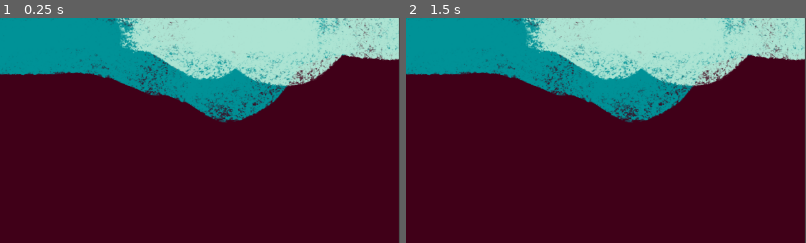
Above: before the commit, frames 1-2 (left to right).
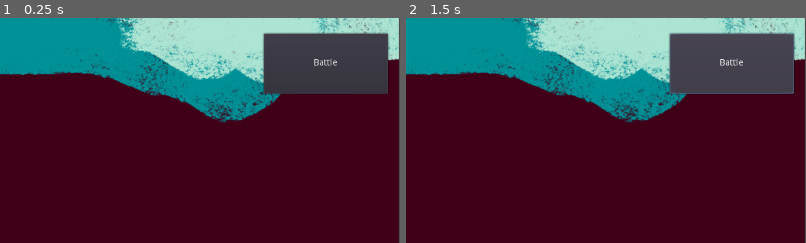
Above: after the commit, the same moments.

Repository: rockgong1987/RockCigaJam2020
Game: Godot game, scene res://Scenes/Test/TestHomeScene.tscn
Same seed, same stepped clock (60 frames per second), same inputs: the game is played once before the commit and once after it. Before the commit the project has no main scene; this scene is started directly in both runs. The engine's default icon, where the game draws it, is replaced by a stand-in: a white triangle on a blue panel in a dark square.
Inputs (mouse positions are % of the whole screen's width and height, from its top left):
- Up to frame 1 (0.25 s): no input
- Up to frame 2 (1.5 s): click (91, 10) at 0.5 s, where only the run after the commit has a clickable "Battle"; click (91, 10) at 1.25 s, where only the run after the commit has a clickable "Battle"
The pictures show only the part of the screen within x 50-100%, y 0-50%; the shares and areas given below are measured in that part.

The runs differ from the first frame. In frame 1, 8.5% of the frame differs, in the area x 65-98%, y 6-34%; in frame 2, 8.5%.
Error after the commit: Invalid call. Nonexistent function 'home_battle_pressed' in base 'Node (TestHomeScene.gd)'. (res://Scenes/Home/HomeScene.gd:141)

Commit message:
add main game

Diff:
--- /dev/null
+++ b/AntsAndMyRifle/Scenes/GameData.gd
@@ -0,0 +1,37 @@
+extends Node
+
+var hp_weight = 1
+var hp_bias = 1
+var atk_weight = 1
+var atk_bias = 1
+var spd_weight = 1
+var spd_bias = 1
+var skl_weight = 1
+var skl_bias = 1
+
+var level_add_hp = 1
+var level_add_atk = 1
+var level_add_spd = 1
+var level_add_skl = 1
+
+var test_data = [
+	["hello", "world", 100],
+	["bye", "cruel", 200]
+]
+
+var level_up_need_exp = [0, 100, 200]
+
+var levels = [
+	["Shop0", "This is Shop0"],
+	["Shop1", "This is Shop1"],
+	["Shop2", "This is Shop2"],
+	["Shop3", "This is Shop3"],
+	["Shop4", "This is Shop4"],
+	["Shop5", "This is Shop5"],
+	["Shop6", "This is Shop6"],
+	["Shop7", "This is Shop7"],
+	["Shop88", "This is Shop88"]
+]
+# Called every frame. 'delta' is the elapsed time since the previous frame.
+#func _process(delta):
+#	pass
--- /dev/null
+++ b/AntsAndMyRifle/Scenes/GameData.tscn
@@ -0,0 +1,6 @@
+[gd_scene load_steps=2 format=2]
+
+[ext_resource path="res://Scenes/GameData.gd" type="Script" id=1]
+
+[node name="GameData" type="Node"]
+script = ExtResource( 1 )
--- /dev/null
+++ b/AntsAndMyRifle/Scenes/Home/Background/BG_0.tscn
@@ -0,0 +1,18 @@
+[gd_scene load_steps=3 format=2]
+
+[ext_resource path="res://Assets/Battle/battle_bg.png" type="Texture" id=1]
+
+[sub_resource type="RectangleShape2D" id=1]
+extents = Vector2( 1280, 10 )
+
+[node name="BG_0" type="Node2D"]
+
+[node name="Sprite" type="Sprite" parent="."]
+texture = ExtResource( 1 )
+centered = false
+
+[node name="StaticBody2D" type="StaticBody2D" parent="."]
+
+[node name="CollisionShape2D" type="CollisionShape2D" parent="StaticBody2D"]
+position = Vector2( 611.357, 600.678 )
+shape = SubResource( 1 )
--- /dev/null
+++ b/AntsAndMyRifle/Scenes/Home/HomeAnt.tscn
@@ -0,0 +1,9 @@
+[gd_scene load_steps=2 format=2]
+
+[ext_resource path="res://icon.png" type="Texture" id=1]
+
+[node name="HomeAnt" type="Node2D"]
+
+[node name="Sprite" type="Sprite" parent="."]
+position = Vector2( -0.594604, -32.1086 )
+texture = ExtResource( 1 )
--- /dev/null
+++ b/AntsAndMyRifle/Scenes/Home/HomeAntHome.tscn
@@ -0,0 +1,10 @@
+[gd_scene load_steps=2 format=2]
+
+[ext_resource path="res://icon.png" type="Texture" id=1]
+
+[node name="HomeAnt" type="Node2D"]
+
+[node name="Sprite" type="Sprite" parent="."]
+position = Vector2( -0.594604, -13.6759 )
+scale = Vector2( 3.28, 0.360001 )
+texture = ExtResource( 1 )
--- /dev/null
+++ b/AntsAndMyRifle/Scenes/Home/HomeBox.tscn
@@ -0,0 +1,14 @@
+[gd_scene load_steps=3 format=2]
+
+[ext_resource path="res://icon.png" type="Texture" id=1]
+
+[sub_resource type="RectangleShape2D" id=1]
+extents = Vector2( 32, 32 )
+
+[node name="HomeAnt" type="RigidBody2D"]
+
+[node name="Sprite" type="Sprite" parent="."]
+texture = ExtResource( 1 )
+
+[node name="CollisionShape2D" type="CollisionShape2D" parent="."]
+shape = SubResource( 1 )
--- /dev/null
+++ b/AntsAndMyRifle/Scenes/Home/HomePlayer.tscn
@@ -0,0 +1,9 @@
+[gd_scene load_steps=2 format=2]
+
+[ext_resource path="res://icon.png" type="Texture" id=1]
+
+[node name="HomePlayer" type="Node2D"]
+
+[node name="Sprite" type="Sprite" parent="."]
+position = Vector2( 0.594604, -33.8924 )
+texture = ExtResource( 1 )
--- a/AntsAndMyRifle/Scenes/Home/HomeScene.gd
+++ b/AntsAndMyRifle/Scenes/Home/HomeScene.gd
@@ -1,8 +1,8 @@
 extends Node2D
 
 var m_context = null
-# get_bg_ps()
-# get_player_ps()
+# get_home_bg_ps()
+# get_home_player_ps()
 # get_ant_ps()
 # get_ant_home_ps()
 # get_box_ps()
@@ -39,6 +39,7 @@
 # get_ant_home_level()
 # get_box_home_upgrade_price()
 # get_ant_home_upgrade_price()
+# home_battle_pressed()
 # -- forward
 # get_box_capacity()
 # get_ant_capacity()
@@ -70,13 +71,13 @@
 	if context == null:
 		return
 	m_home_core.setup(self)
-	var ps = m_context.get_bg_ps()
+	var ps = m_context.get_home_bg_ps()
 	var inst = null
 	if ps != null:
 		inst = ps.instance()
 		m_bg_container.add_child(inst)
 		inst.position = Vector2.ZERO
-	ps = m_context.get_player_ps()
+	ps = m_context.get_home_player_ps()
 	m_player_inst = null
 	if ps != null:
 		m_player_inst = ps.instance()
@@ -134,3 +135,8 @@
 func _on_UpgradeSwitch_pressed():
 	m_update_panel.visible = !m_update_panel.visible
 	pass # Replace with function body.
+
+
+func _on_Battle_pressed():
+	m_context.home_battle_pressed()
+	pass # Replace with function body.
--- a/AntsAndMyRifle/Scenes/Home/HomeScene.tscn
+++ b/AntsAndMyRifle/Scenes/Home/HomeScene.tscn
@@ -47,6 +47,16 @@
 margin_right = 90.5974
 margin_bottom = 108.183
 text = "Hello"
+
+[node name="Battle" type="Button" parent="HUD"]
+margin_left = 1061.95
+margin_top = 24.9452
+margin_right = 1260.95
+margin_bottom = 120.945
+text = "Battle"
+__meta__ = {
+"_edit_use_anchors_": false
+}
 
 [node name="UpgradePanel" type="Control" parent="."]
 visible = false
@@ -335,4 +345,5 @@
 margin_top = 60.2441
 margin_right = 124.797
 margin_bottom = 84.2441
+[connection signal="pressed" from="HUD/Battle" to="." method="_on_Battle_pressed"]
 [connection signal="pressed" from="UpgradeSwitch" to="." method="_on_UpgradeSwitch_pressed"]
--- /dev/null
+++ b/AntsAndMyRifle/Scenes/MainGame.gd
@@ -0,0 +1,239 @@
+extends Node
+
+export(PackedScene) var home_scene_ps = null
+export(PackedScene) var map_scene_ps = null
+export(PackedScene) var battle_scene_ps = null
+# Declare member variables here. Examples:
+# var a = 2
+# var b = "text"
+
+onready var m_title_panel = $Title
+onready var m_game_data = $GameData
+onready var m_player_data = $PlayerData
+
+var m_home_scene_inst
+var m_map_scene_inst
+var m_battle_scene_inst
+
+# for battle
+var m_battle_id = -1
+
+# Called when the node enters the scene tree for the first time.
+func _ready():
+	print(m_game_data.test_data)
+	pass # Replace with function body.
+
+
+# Called every frame. 'delta' is the elapsed time since the previous frame.
+#func _process(delta):
+#	pass
+
+
+func _on_Exit_pressed():
+	get_tree().quit()
+	pass # Replace with function body.
+
+func _on_Enter_pressed():
+	m_home_scene_inst = home_scene_ps.instance()
+	add_child(m_home_scene_inst)
+	m_home_scene_inst.setup(self)
+	m_title_panel.visible = false
+	pass # Replace with function body.
+
+# -- home intefaces
+func get_home_bg_ps():
+	return load("res://Scenes/Home/Background/BG_0.tscn")
+	pass
+func get_home_player_ps():
+	return load("res://Scenes/Home/HomePlayer.tscn")
+	pass
+func get_ant_ps():
+	return load("res://Scenes/Home/HomeAnt.tscn")
+	pass
+func get_ant_home_ps():
+	return load("res://Scenes/Home/HomeAntPool.tscn")
+	pass
+func get_box_ps():
+	return load("res://Scenes/Home/HomeBox.tscn")
+	pass
+func get_drone_ps():
+	return load("res://Scenes/Home/HomeDrone.tscn")
+	pass
+func get_attr_hp():
+	return m_game_data.hp_weight * m_player_data.hp_level + m_game_data.hp_bias + m_game_data.level_add_hp * m_player_data.player_level
+func add_attr_hp():
+	m_player_data.hp_level += 1
+func get_attr_atk():
+	return m_game_data.atk_weight * m_player_data.atk_level + m_game_data.atk_bias + m_game_data.level_add_atk * m_player_data.player_level
+func add_attr_atk():
+	m_player_data.atk_level += 1
+func get_attr_spd():
+	return m_game_data.spd_weight * m_player_data.spd_level + m_game_data.spd_bias + m_game_data.level_add_spd * m_player_data.player_level
+func add_attr_spd():
+	m_player_data.spd_level += 1
+func get_attr_skl():
+	return m_game_data.skl_weight * m_player_data.skl_level + m_game_data.skl_bias + m_game_data.level_add_skl * m_player_data.player_level
+func add_attr_skl():
+	m_player_data.skl_level += 1
+func get_gun_thr():
+	return m_player_data.gun_thr
+func add_gun_thr():
+	m_player_data.gun_thr += 1
+func get_gun_dbl():
+	return m_player_data.gun_dbl
+func add_gun_dbl():
+	m_player_data.gun_dbl += 1
+func get_gun_tpl():
+	return m_player_data.gun_tpl
+func add_gun_tpl():
+	m_player_data.gun_tpl += 1
+func get_boom_atk():
+	return m_player_data.boom_atk
+func add_boom_atk():
+	m_player_data.boom_atk += 1
+func get_boom_rng():
+	return m_player_data.boom_rng
+func add_boom_rng():
+	m_player_data.boom_rng += 1
+func get_boom_count():
+	return m_player_data.boom_count
+func receive_boom():
+	m_player_data.boom_count += 1
+func get_exp():
+	return m_player_data.player_exp
+func get_level():
+	return m_player_data.player_level
+func get_exp_need_to_upgrade():
+	if m_player_data.player_level < 0 or m_player_data.player_level < len(m_game_data.level_up_need_exp):
+		return 0
+	return m_game_data.level_up_need_exp[m_player_data.player_level]
+func get_gold():
+	return m_player_data.gold
+func get_part():
+	return m_player_data.part
+func get_gacha_price():
+	return m_game_data.gacha_price
+func gacha():
+	if m_game_data.gacha_price > m_player_data.gold:
+		return
+	m_player_data.gold -= m_game_data.gacha_price
+func can_get_box():
+	var box_level = m_player_data.box_level
+	var box_count = m_player_data.box_count
+	var box_capacity = m_game_data.box_level_capacity[box_level]
+	return box_count < box_capacity
+func get_box_home_level():
+	return m_player_data.box_level
+func get_ant_home_level():
+	return m_player_data.and_level
+func get_box_home_upgrade_price():
+	return m_game_data.box_upgrade_price(m_player_data.box_level)
+func get_ant_home_upgrade_price():
+	return m_game_data.ant_upgrade_price(m_player_data.ant_level)
+func home_battle_pressed():
+	m_map_scene_inst = map_scene_ps.instance()
+	add_child(m_map_scene_inst)
+	m_map_scene_inst.position = Vector2.ZERO
+	m_map_scene_inst.setup(self)
+# -- forward
+func get_box_capacity():
+	return m_game_data.box_level_capacity[m_player_data.box_level]
+func get_ant_capacity():
+	return m_game_data.and_level_capacity[m_player_data.and_level]
+func get_ant_count():
+	return m_player_data.ant_count
+func get_box_count():
+	return m_player_data.box_count
+func set_ant_count(val):
+	m_player_data.ant_count = val
+func set_box_count(val):
+	m_player_data.box_count = val
+
+# == map
+
+func on_back_pressed():
+	if m_map_scene_inst != null:
+		m_map_scene_inst.queue_free()
+		m_map_scene_inst = null
+func on_battle_confirmed(battle_id):
+	m_battle_id = battle_id
+	if m_home_scene_inst != null:
+		m_home_scene_inst.queue_free()
+		m_home_scene_inst = null
+	if m_map_scene_inst != null:
+		m_map_scene_inst.queue_free()
+		m_map_scene_inst = null
+	m_battle_scene_inst = battle_scene_ps.instance()
+	add_child(m_battle_scene_inst)
+	m_battle_scene_inst.position = Vector2.ZERO
+	m_battle_scene_inst.setup(self)
+	pass
+func get_battle_count():
+	return len(m_game_data.levels)
+func get_battle_info(battle_id):
+	return [m_game_data.levels[battle_id][0], m_game_data.levels[battle_id][1]]
+
+# == battle
+
+func get_bg_ps():
+	return load("res://Scenes/Home/Background/BG_0.tscn")
+func get_player_ps():
+	return load("res://Scenes/Home/HomePlayer.tscn")
+func get_enemy_ps(type_id):
+	return load("res://Scenes/Battle/Enemies/Enemy_0.tscn")
+func get_player_bullet_ps():
+	return load("res://Scenes/Battle/Bullets/PB_0.tscn")
+func get_enemy_bullet_ps():
+	return load("res://Scenes/Battle/Bullets/EB_0.tscn")
+func battle_result(win):
+	if m_battle_scene_inst != null:
+		m_battle_scene_inst.queue_free()
+		m_battle_scene_inst = null
+	m_home_scene_inst = home_scene_ps.instance()
+	add_child(m_home_scene_inst)
+	m_home_scene_inst.position = Vector2.ZERO
+	m_home_scene_inst.setup(self)
+# ----forward
+func get_player_max_hp():
+	return get_attr_hp()
+func get_player_max_cd():
+	return 100 # TODO
+func get_player_atk():
+	return get_attr_atk()
+func get_player_crit_prob():
+	return 0.0
+func get_player_double_prob():
+	return 0.0
+func get_player_triple_prob():
+	return 0.0
+func get_player_boom_count():
+	return m_player_data.boom_count
+func get_player_boom_radius():
+	return 100 # TODO
+func get_player_boom_damage():
+	return 100 # TODO
+func get_enemy_atk(type_id):
+	return 100 # TODO
+func get_enemy_max_hp(type_id):
+	return 100 # TODO
+func get_enemy_radius(type_id):
+	return 500
+func get_enemy_attack_range(type_id):
+	return 1000 * type_id + 2
+func get_enemy_attack_bullet_speed(type_id):
+	return 100 * type_id + 2
+func get_enemy_attack_cd(type_id):
+	return 500
+func get_enemy_attack_pre(type_id):
+	return 100
+func get_enemy_move_speed(type_id):
+	return 100
+func get_main_spawn_enemy(step_cnt):
+	if step_cnt > 1000:
+		return null
+	if step_cnt % 200:
+		return 0
+	return null
+func player_use_boom():
+	if m_player_data.boom_count > 0:
+		m_player_data.boom_count -= 1
--- /dev/null
+++ b/AntsAndMyRifle/Scenes/MainGame.tscn
@@ -0,0 +1,65 @@
+[gd_scene load_steps=7 format=2]
+
+[ext_resource path="res://Scenes/MainGame.gd" type="Script" id=1]
+[ext_resource path="res://Scenes/Map/MapScene.tscn" type="PackedScene" id=2]
+[ext_resource path="res://Scenes/Home/HomeScene.tscn" type="PackedScene" id=3]
+[ext_resource path="res://Scenes/Battle/BattleScene.tscn" type="PackedScene" id=4]
+[ext_resource path="res://Scenes/GameData.tscn" type="PackedScene" id=5]
+[ext_resource path="res://Scenes/PlayerData.tscn" type="PackedScene" id=6]
+
+[node name="MainGame" type="Node"]
+script = ExtResource( 1 )
+home_scene_ps = ExtResource( 3 )
+map_scene_ps = ExtResource( 2 )
+battle_scene_ps = ExtResource( 4 )
+
+[node name="GameData" parent="." instance=ExtResource( 5 )]
+
+[node name="PlayerData" parent="." instance=ExtResource( 6 )]
+
+[node name="Title" type="Control" parent="."]
+anchor_right = 1.0
+anchor_bottom = 1.0
+__meta__ = {
+"_edit_use_anchors_": false
+}
+
+[node name="BG" type="ColorRect" parent="Title"]
+anchor_right = 1.0
+anchor_bottom = 1.0
+color = Color( 0.14902, 0.145098, 0.156863, 1 )
+__meta__ = {
+"_edit_use_anchors_": false
+}
+
+[node name="Label" type="Label" parent="Title/BG"]
+anchor_left = 0.5
+anchor_right = 0.5
+margin_left = -70.0
+margin_top = 184.0
+margin_right = 34.0
+margin_bottom = 198.0
+text = "Ant and My Rifle"
+align = 1
+__meta__ = {
+"_edit_use_anchors_": false
+}
+
+[node name="Enter" type="Button" parent="Title/BG"]
+margin_left = 446.496
+margin_top = 498.936
+margin_right = 825.496
+margin_bottom = 578.936
+text = "Start Game"
+
+[node name="Exit" type="Button" parent="Title/BG"]
+margin_left = 448.532
+margin_top = 591.858
+margin_right = 825.532
+margin_bottom = 671.858
+text = "Exit"
+__meta__ = {
+"_edit_use_anchors_": false
+}
+[connection signal="pressed" from="Title/BG/Enter" to="." method="_on_Enter_pressed"]
+[connection signal="pressed" from="Title/BG/Exit" to="." method="_on_Exit_pressed"]
--- /dev/null
+++ b/AntsAndMyRifle/Scenes/PlayerData.gd
@@ -0,0 +1,26 @@
+extends Node
+
+var hp_level = 1
+var atk_level = 1
+var spd_level = 1
+var skl_level = 1
+var gun_thr = 1
+var gun_dbl = 1
+var gun_tpl = 1
+var boom_atk = 1
+var boom_rng = 1
+
+var player_exp = 0
+var player_level = 1
+var gold = 0
+var part = 0
+var boom_count = 0
+
+var ant_count = 0
+var box_count = 0
+
+func save():
+	pass # Replace with function body.
+
+func load():
+	pass
--- /dev/null
+++ b/AntsAndMyRifle/Scenes/PlayerData.tscn
@@ -0,0 +1,6 @@
+[gd_scene load_steps=2 format=2]
+
+[ext_resource path="res://Scenes/PlayerData.gd" type="Script" id=1]
+
+[node name="PlayerData" type="Node"]
+script = ExtResource( 1 )
--- a/AntsAndMyRifle/Scenes/Test/TestHomeScene.gd
+++ b/AntsAndMyRifle/Scenes/Test/TestHomeScene.gd
@@ -31,9 +31,9 @@
 func get_part():
 	return 550
 
-func get_bg_ps():
+func get_home_bg_ps():
 	return bg_ps
-func get_player_ps():
+func get_home_player_ps():
 	return p_ps
 func get_ant_ps():
 	return p_ps
--- a/AntsAndMyRifle/project.godot
+++ b/AntsAndMyRifle/project.godot
@@ -16,6 +16,7 @@
 [application]
 
 config/name="AntsAndMyRifle"
+run/main_scene="res://Scenes/MainGame.tscn"
 config/icon="res://icon.png"
 
 [display]
